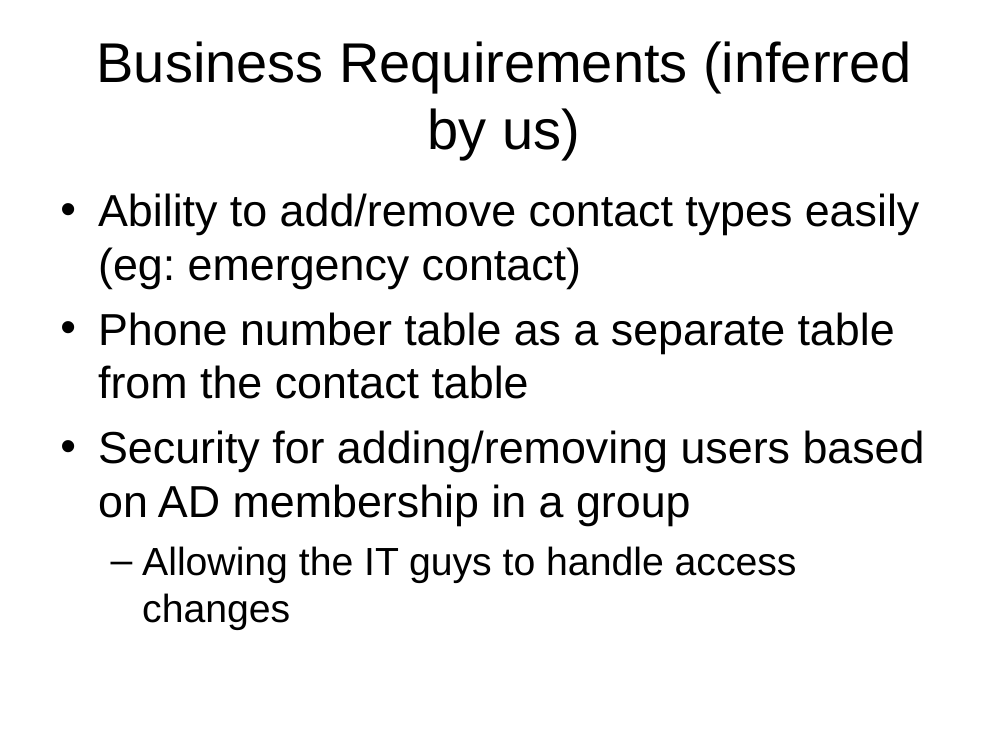
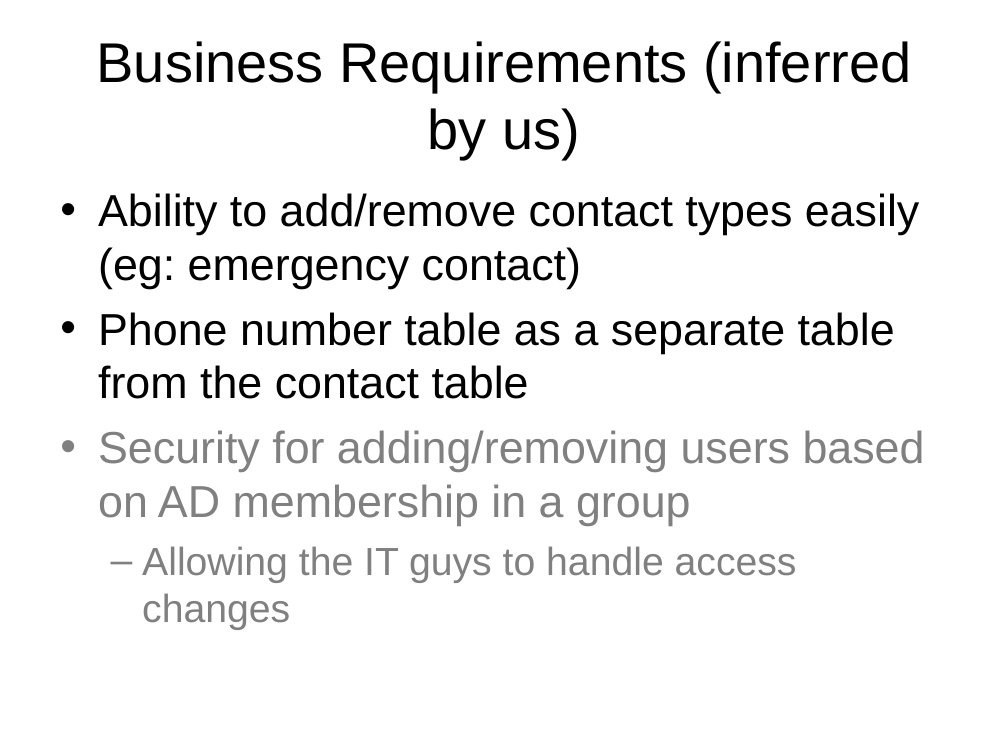
Before and after one commit to LIPHP/Employee-Contact-List, a slide deck: slide 12 of Docs/Using Microsoft SQL Server with PHP.ppt. Drawn at 1008x756 pixels with LibreOffice and Linux fonts; fonts in the diff are those of the drawing. Boxes give left, top, right and bottom in pixels: in the first picture for what was removed or moved away, otherwise in the second. Text is boxed around its words. In the diff, an @@ line names an element or a change of style, - is before the commit and + after.

```diff
--- a/Docs/Using Microsoft SQL Server with PHP.ppt
+++ b/Docs/Using Microsoft SQL Server with PHP.ppt
@@ text at box(98, 430, 925, 630): text colour #000000 to #808080 in "Security for adding/removing users based on AD ...", "Allowing the IT guys to handle access ..."; bullet colour #000000 to #808080 @@
```
Also in this commit, not shown: 7 other slides changed, 8 slides added, 1 slide removed, 3 other files.
